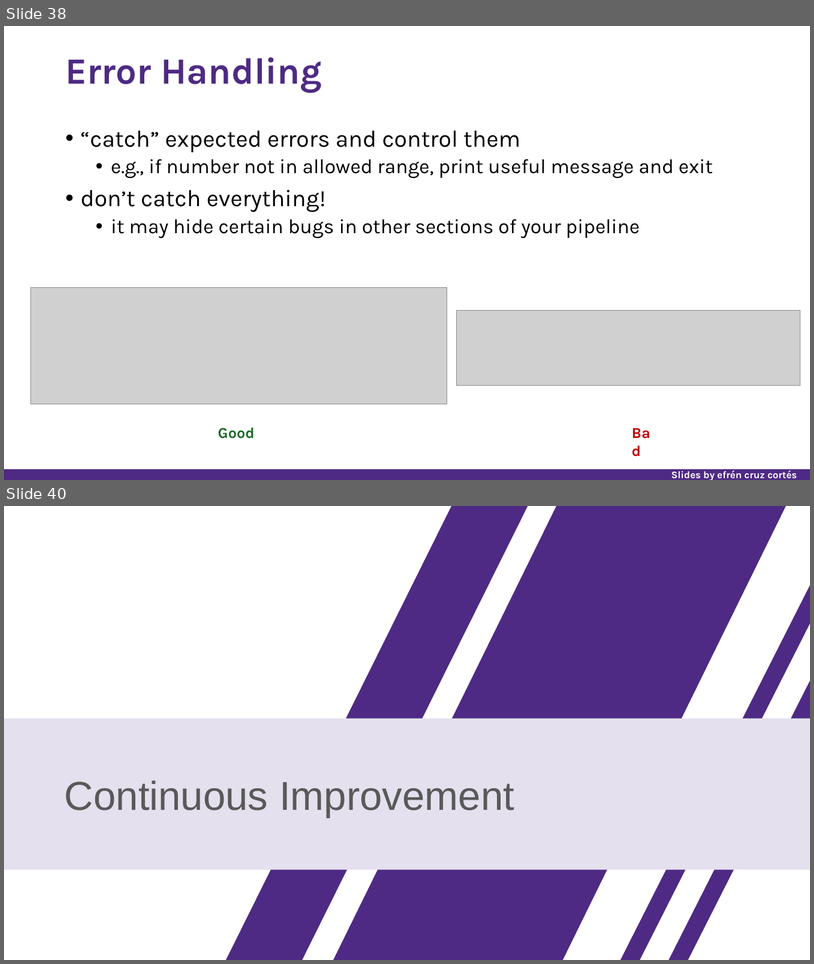
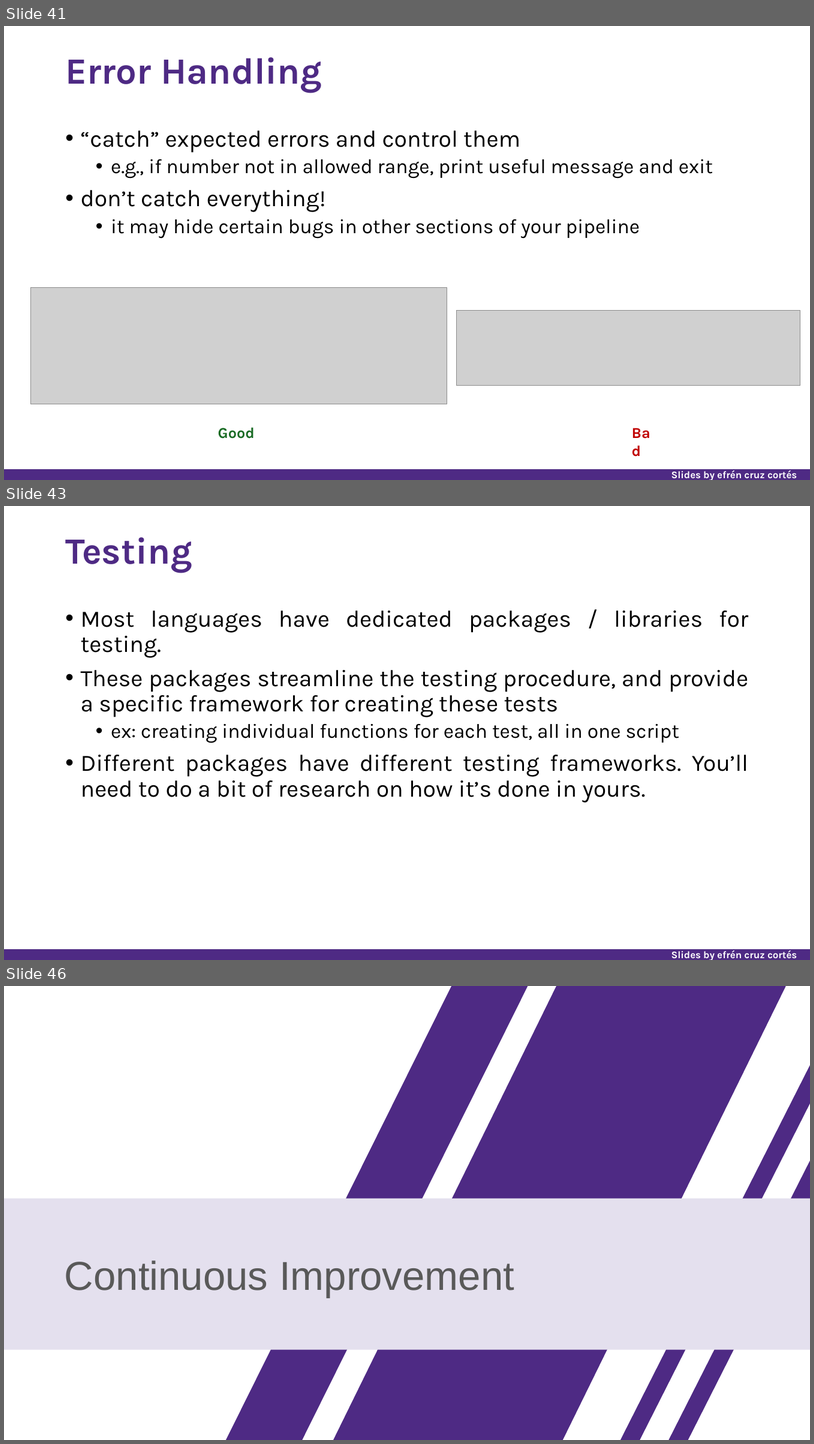
Before and after one commit to nuitrcs/researchers_guide_to_code_organization, a slide deck: researchers_guide_to_code_organization_day_2.pptx. Shown one above the other, each under a label of ours: slides 38 and 40 before the commit, slides 41, 43 and 46 after it; the slides between them are not shown. The pictures are 814x964 and 814x1444 pixels, drawn with LibreOffice and Linux fonts; fonts in the diff are those of the drawing; grey boxes stand for pictures. Boxes give left, top, right and bottom in pixels: in the first picture for what was removed or moved away, otherwise in the second. Text is boxed around its words. In the diff, an @@ line names an element or a change of style, - is before the commit and + after.

```diff
--- a/researchers_guide_to_code_organization_day_2.pptx
+++ b/researchers_guide_to_code_organization_day_2.pptx
@@ slide 43 added at box(4, 506, 810, 960), background #FFFFFF; not listed: 2 template elements that a slide beside it also shows @@
@@ title added at box(65, 537, 192, 573), 44 pt, text #4E2A84, bold @@
+Testing
@@ text added at box(81, 610, 749, 802), 28 pt, text #000000 @@
+• Most languages have dedicated packages / libraries for testing.
+• These packages streamline the testing procedure, and provide a specific framework for creating these tests
+  • ex: creating individual functions for each test, all in one script
+• Different packages have different testing frameworks. You’ll need to do a bit of research on how it’s done in yours.
@@ what was slide 38 is now slide 41 @@
@@ what was slide 40 is now slide 46 @@
```
Also in this commit, not shown: 1 slide changed, 10 other slides added, 2 other files.
